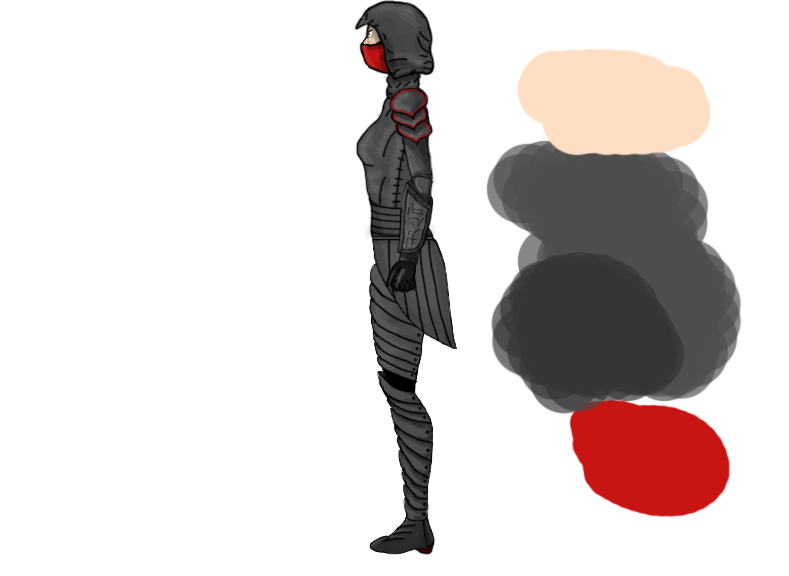
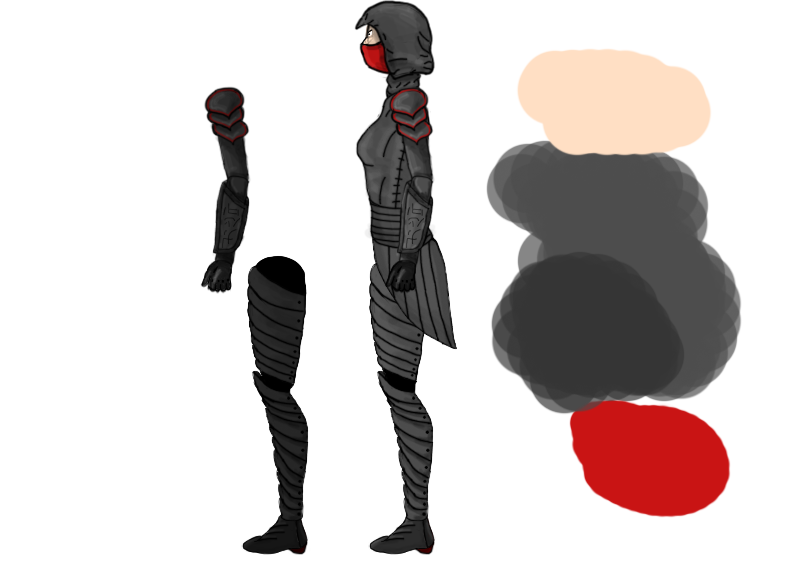
Layer changes from the first 789 x 576 image to the second:
added group "Back Hand" with 1 layers above "Back Lower Arm" over (200, 259, 233, 294)
added layer "Front hand" (1st of 2, in "Back Hand") in group "Back Hand" over (200, 259, 233, 294)
added group "Back Lower Arm" with 1 layers above "Back Upper Arm" over (211, 173, 250, 269)
added layer "Front lower arm" (1st of 2, in "Back Lower Arm") in group "Back Lower Arm" over (211, 173, 250, 269)
added group "Back Upper Arm" with 1 layers above "Hand" over (204, 86, 251, 187)
added layer "Front Upper Arm" (1st of 3, in "Back Upper Arm") in group "Back Upper Arm" over (204, 86, 251, 187)
added group "Front Lower Arm" with 1 layers above "Front Upper Arm" over (395, 236, 432, 249)
added group "Upper Chest" (1st of 2) with 3 layers above "Lower Chest" over (372, 86, 432, 241)
added group "Lower Chest" (1st of 2) with 1 layers above "Pelvis" over (372, 236, 432, 249)
moved "Lower Chest" (2nd of 2, in "Lower Chest") into group "Lower Chest" over (372, 236, 432, 249)
added group "Pelvis" (1st of 2) with 2 layers above "Front Thigh" over (372, 236, 432, 249)
moved "Pelvis Gray" into group "Pelvis" over (372, 236, 432, 249)
added group "Back Thigh" with 2 layers above "Back Lower Leg" over (230, 252, 307, 392)
added layer "Front Thigh Gray" (2nd of 2, in "Back Thigh") in group "Back Thigh" over (247, 255, 307, 392)
added group "Back Lower Leg" with 2 layers above "Back Foot" over (252, 370, 309, 534)
added layer "Front Lower Leg Gray" (2nd of 2, in "Back Lower Leg") in group "Back Lower Leg" over (252, 370, 309, 522)
added group "Back Foot" with 1 layers above "Head" over (241, 512, 309, 555)
added layer "Front Foot" (3rd of 3, in "Back Foot") in group "Back Foot" over (241, 512, 309, 555)
added group "Backgrounds" with 3 layers over (200, 86, 432, 555)
moved "Layer 2" into group "Backgrounds" over (200, 86, 432, 555)
…and 8 more changes (2 added, 6 stack)
